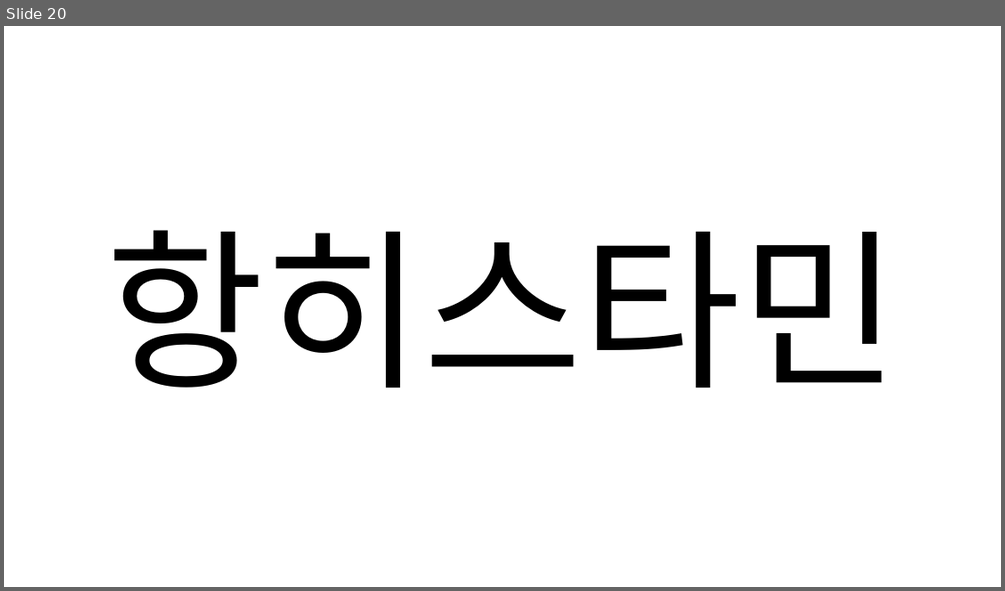
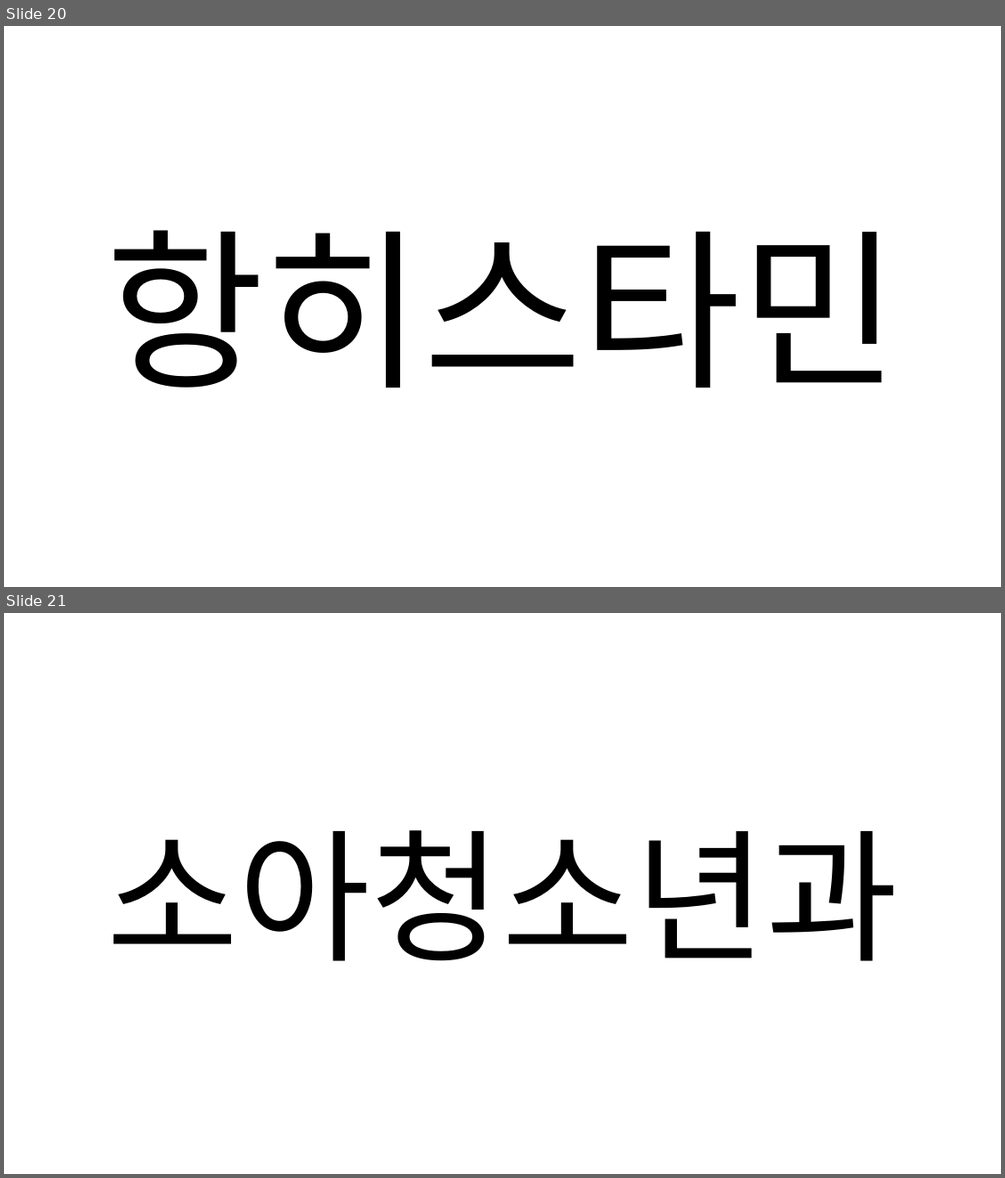
Before and after one commit to wjcheon/wordCloud_python, a slide deck: 단어모음 (jpg)/단어.pptx. Shown one above the other, each under a label of ours: slide 20 before the commit, slides 20 and 21 after it. The pictures are 1005x591 and 1005x1178 pixels, drawn with LibreOffice and Linux fonts; fonts in the diff are those of the drawing. Boxes give left, top, right and bottom in pixels: in the first picture for what was removed or moved away, otherwise in the second. Text is boxed around its words. In the diff, an @@ line names an element or a change of style, - is before the commit and + after.

```diff
--- a/단어모음 (jpg)/단어.pptx
+++ b/단어모음 (jpg)/단어.pptx
@@ slide 21 added at bbox=[4, 613, 1001, 1174], background #FFFFFF @@
@@ text added at bbox=[107, 830, 898, 961], 138 pt, text #000000 @@
+소아청소년과
```
Also in this commit, not shown: 8 other files.
